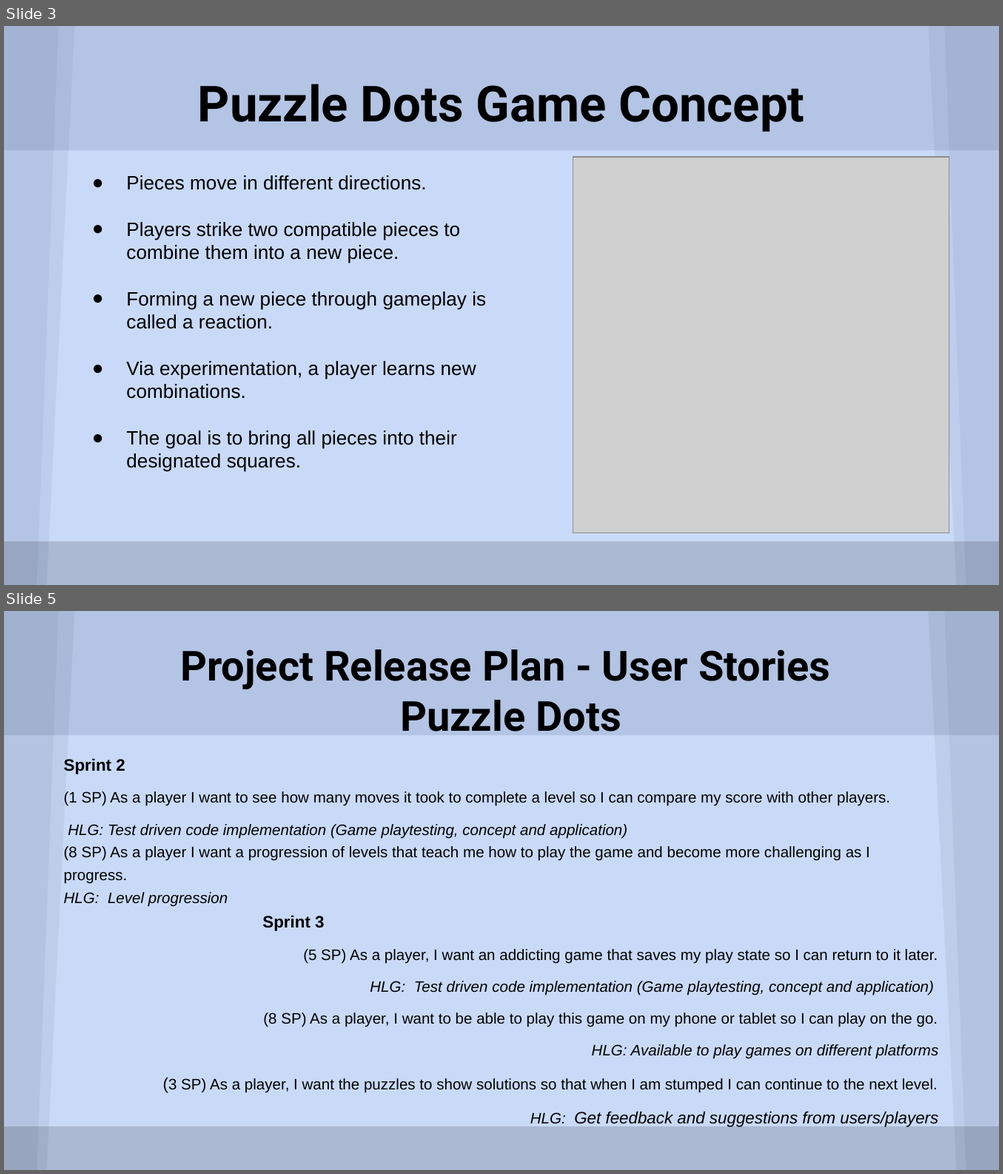
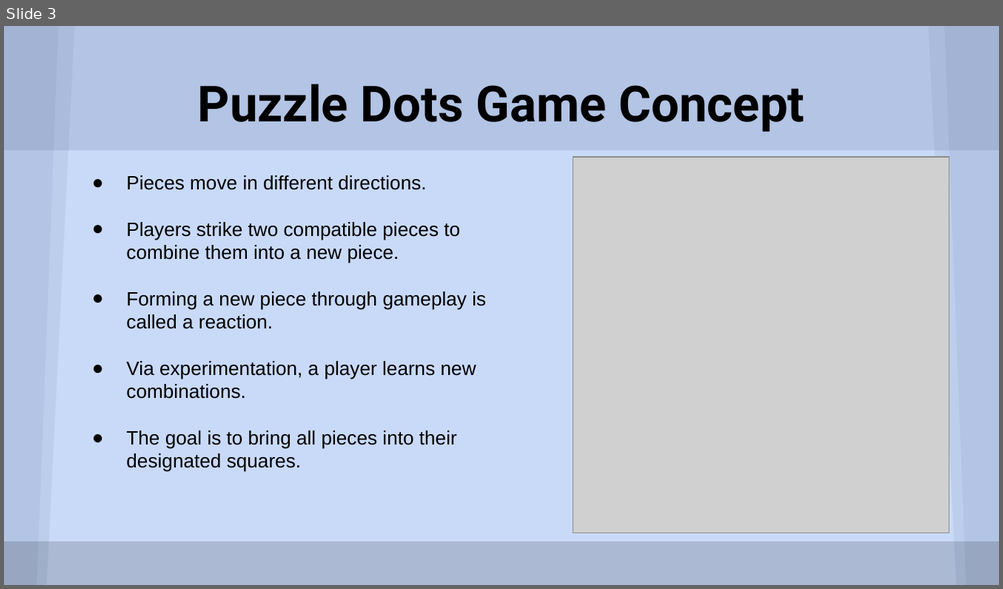
Before and after one commit to JeffreyBPetersen/Llama-Food-Puzzle-Game, a slide deck: CS115 LF Presentation.pptx. Shown one above the other, each under a label of ours: slides 3 and 5 before the commit, slide 3 after it; the slides between them are not shown. The pictures are 1003x1174 and 1003x589 pixels, drawn with LibreOffice and Linux fonts; fonts in the diff are those of the drawing; grey boxes stand for pictures. Boxes give left, top, right and bottom in pixels: in the first picture for what was removed or moved away, otherwise in the second. Text is boxed around its words. In the diff, an @@ line names an element or a change of style, - is before the commit and + after.

Commit message:
Revise Presentation and Release Plan
Final drafts for power-point presentation and release plan.

```diff
--- a/CS115 LF Presentation.pptx
+++ b/CS115 LF Presentation.pptx
@@ slide 5 removed at <box>4,611,999,1170</box>, background #C9DAF8; not listed: 4 template elements that a slide beside it also shows @@
@@ freeform shape removed at <box>4,611,74,1170</box> @@
@@ freeform shape removed at <box>928,611,999,1170</box> @@
@@ title removed at <box>180,649,830,732</box> @@
-Project Release Plan - User Stories
-Puzzle Dots
@@ text removed at <box>64,758,939,1128</box> @@
-Sprint 2
-(1 SP) As a player I want to see how many moves it took to complete a level so I can compare my score with other players.
-HLG: Test driven code implementation (Game playtesting, concept and application)
-(8 SP) As a player I want a progression of levels that teach me how to play the game and become more challenging as I progress.
-HLG: Level progression Sprint 3
-(5 SP) As a player, I want an addicting game that saves my play state so I can return to it later.
-HLG: Test driven code implementation (Game playtesting, concept and application)
-(8 SP) As a player, I want to be able to play this game on my phone or tablet so I can play on the go.
-HLG: Available to play games on different platforms
-(3 SP) As a player, I want the puzzles to show solutions so that when I am stumped I can continue to the next level.
-HLG: Get feedback and suggestions from users/players
```
Also in this commit, not shown: 3 slides changed, 2 slides added, 1 other file.
